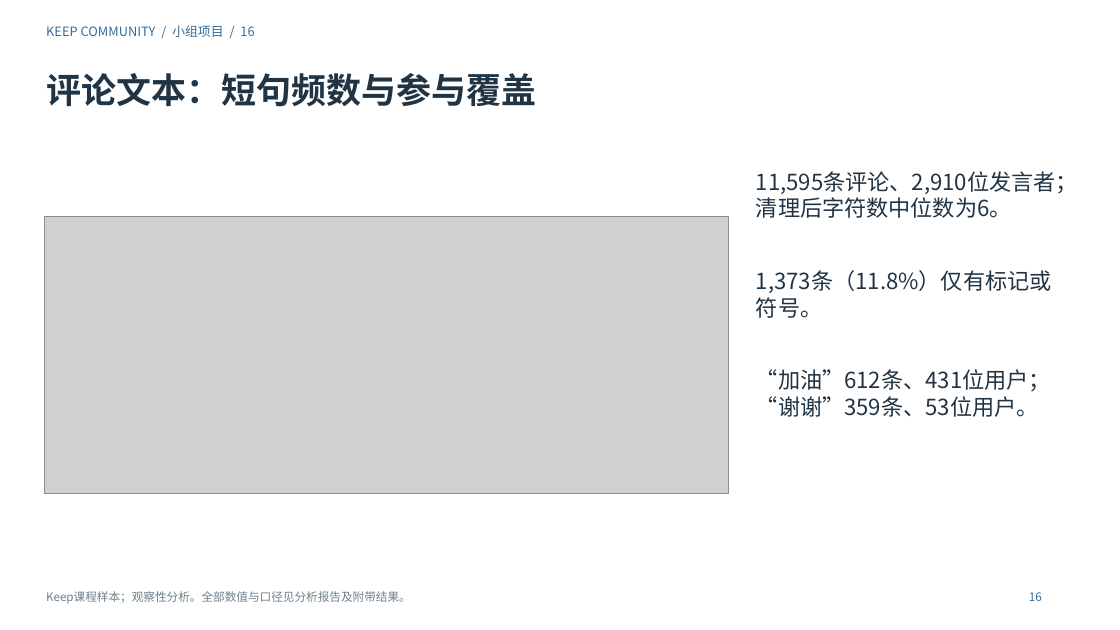
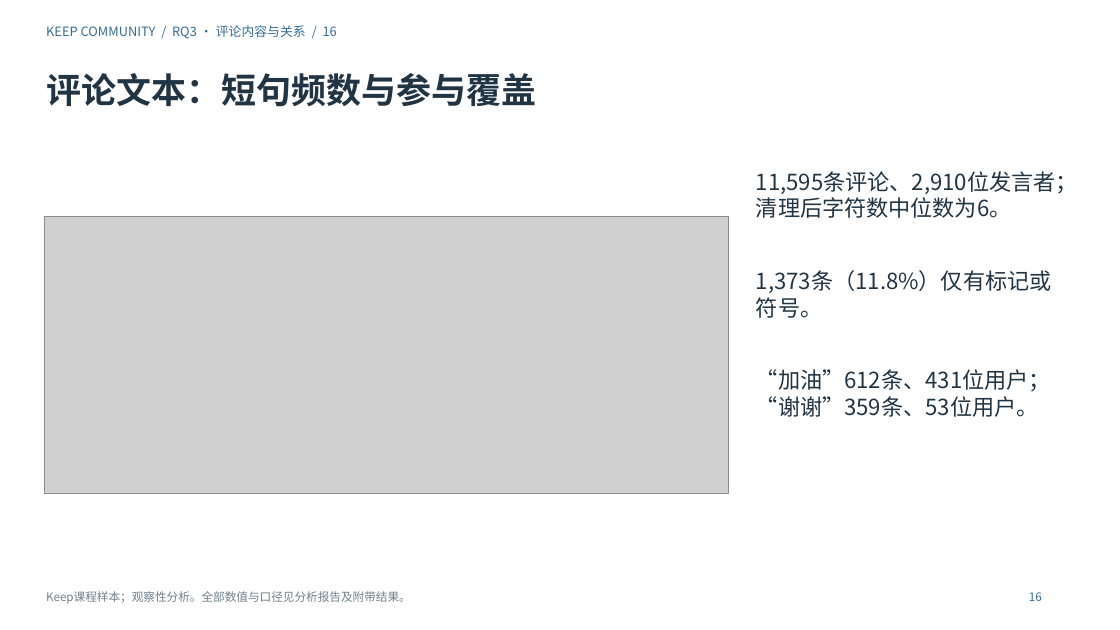
Before and after one commit to Charlie-ChenLin/keep-community-analysis, a slide deck: slide 16 of 演示文稿.pptx. Drawn at 1120x630 pixels with LibreOffice and Linux fonts; fonts in the diff are those of the drawing; grey boxes stand for pictures. Boxes give left, top, right and bottom in pixels: in the first picture for what was removed or moved away, otherwise in the second. Text is boxed around its words. In the diff, an @@ line names an element or a change of style, - is before the commit and + after.

```diff
--- a/演示文稿.pptx
+++ b/演示文稿.pptx
@@ text at <box>46,25,337,39</box>: text changed @@
-KEEP COMMUNITY / 小组项目 / 16
+KEEP COMMUNITY / RQ3 · 评论内容与关系 / 16
```
Also in this commit, not shown: 6 other slides changed, 32 other files.
